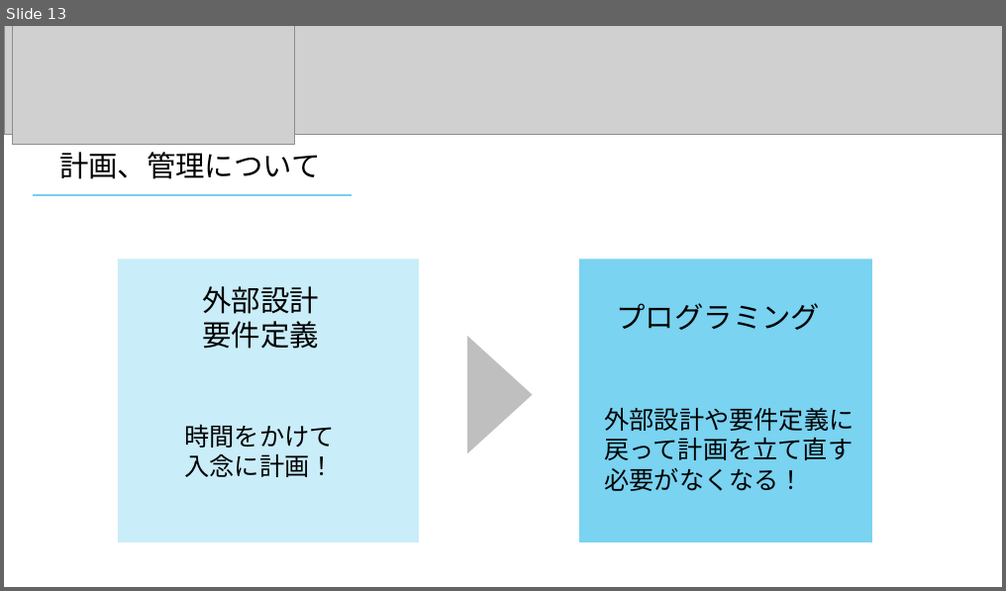
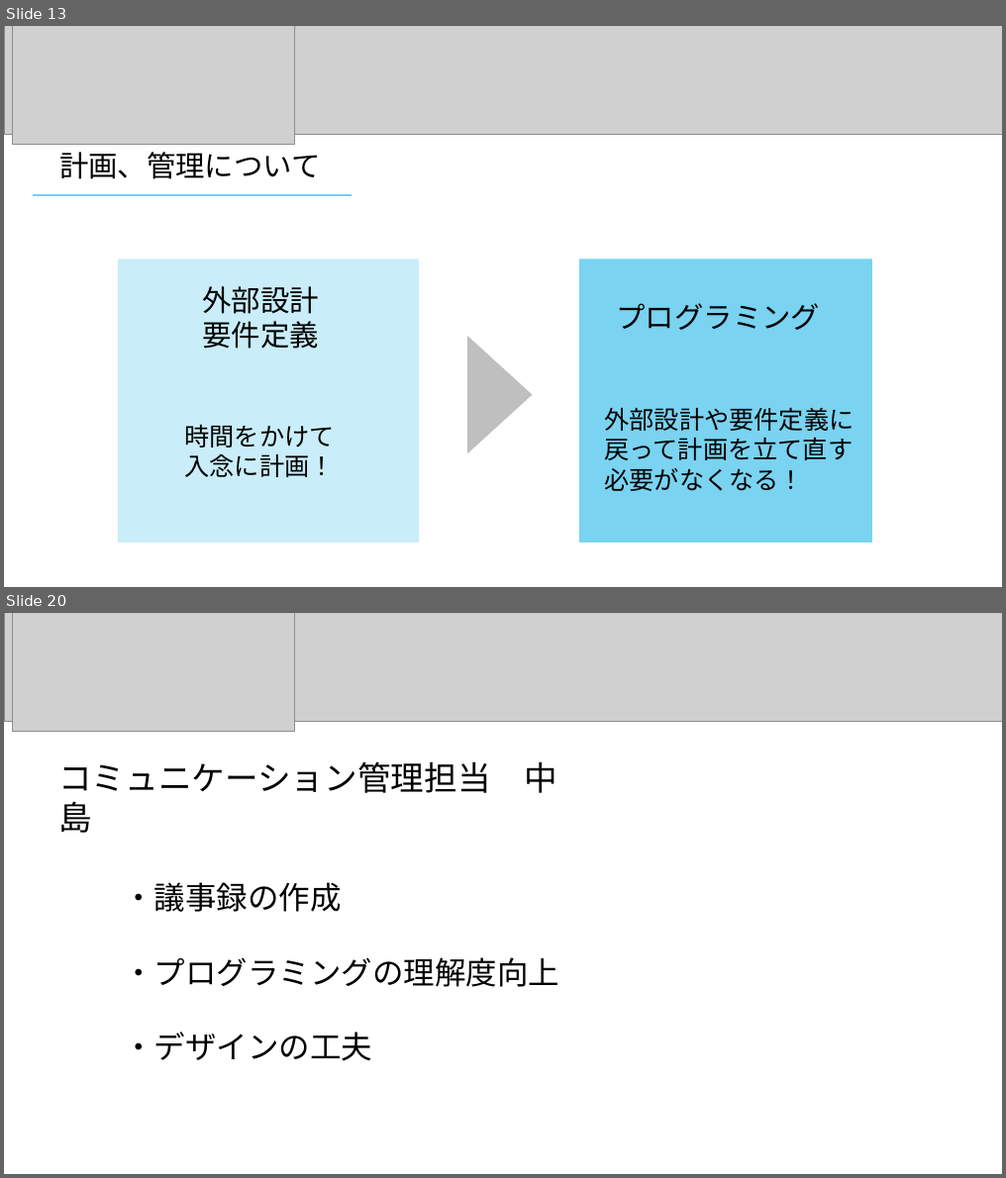
Before and after one commit to dojo2023/D-2, a slide deck: doc/開発演習発表資料/発表パワポ.pptm. Shown one above the other, each under a label of ours: slide 13 before the commit, slides 13 and 20 after it; the slides between them are not shown. The pictures are 1006x591 and 1006x1178 pixels, drawn with LibreOffice and Linux fonts; fonts in the diff are those of the drawing; grey boxes stand for pictures. Boxes give left, top, right and bottom in pixels: in the first picture for what was removed or moved away, otherwise in the second. Text is boxed around its words. In the diff, an @@ line names an element or a change of style, - is before the commit and + after.

```diff
--- a/doc/開発演習発表資料/発表パワポ.pptm
+++ b/doc/開発演習発表資料/発表パワポ.pptm
@@ slide 20 added at bbox=[4, 613, 1002, 1174], background #FFFFFF @@
@@ picture added at bbox=[4, 613, 1002, 721] @@
@@ picture added at bbox=[13, 613, 295, 731] @@
@@ text added at bbox=[58, 761, 557, 793], 32 pt, text #000000 @@
+コミュニケーション管理担当 中島
@@ text added at bbox=[123, 882, 559, 1061], 30 pt, text #000000 @@
+・議事録の作成
+・プログラミングの理解度向上
+・デザインの工夫
```
Also in this commit, not shown: 4 slides changed, 5 other slides added.
